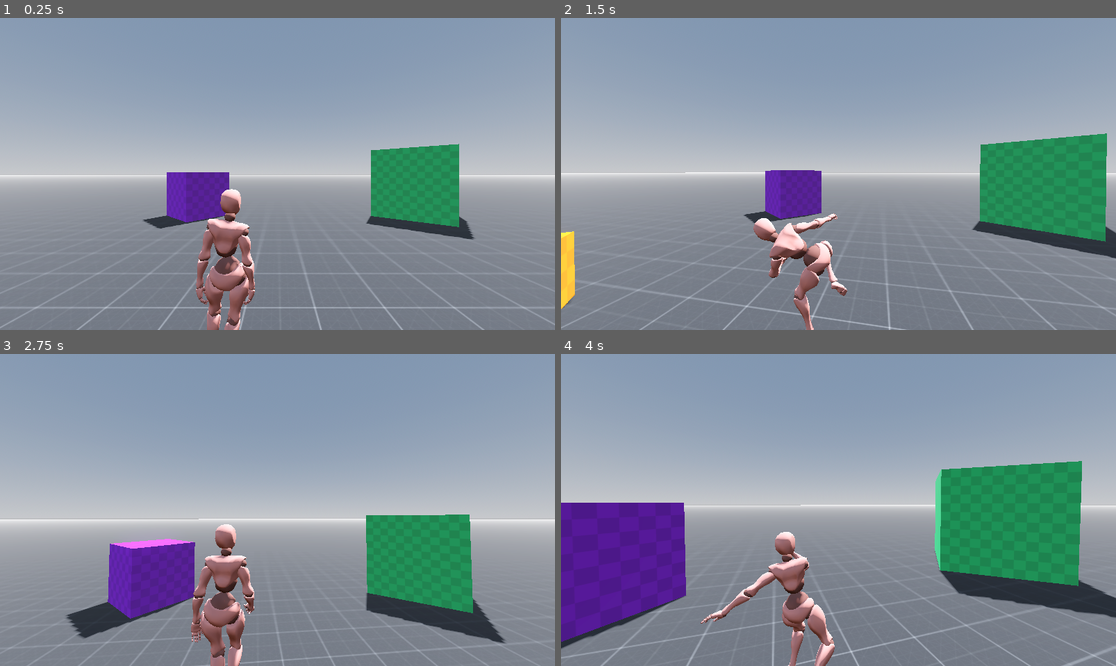
Above: before the commit, frames 1-4 (two rows, left to right).
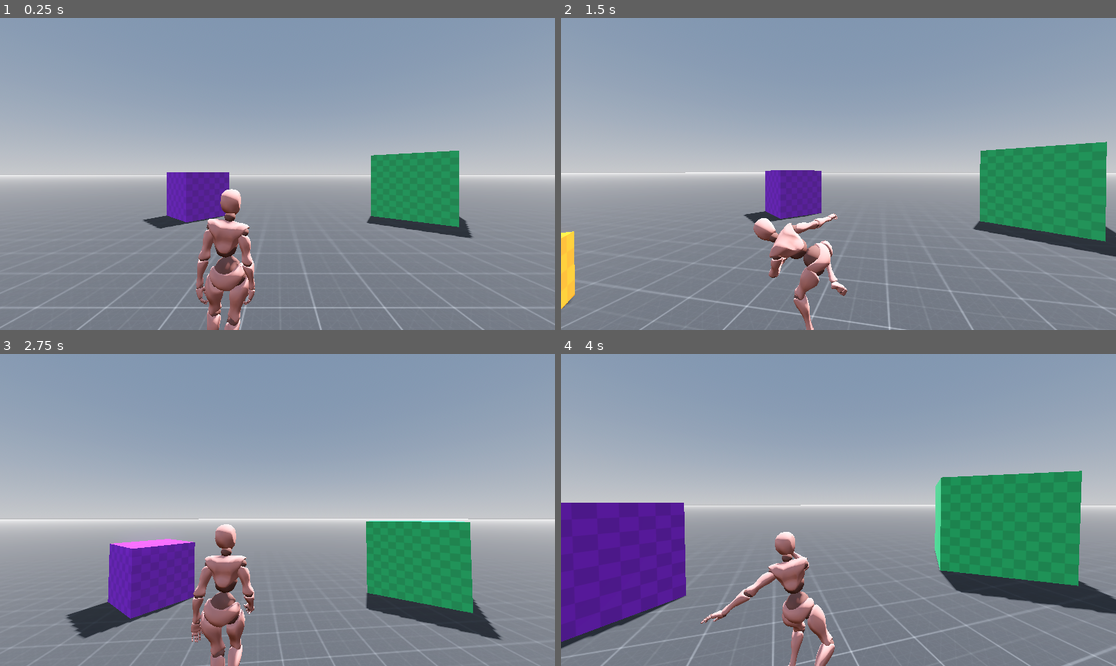
Above: after the commit, the same moments.

Repository: Valdarix/GodotThirdPersonController
Game: Godot game, scene res://Assets/Scenes/main.tscn
Same seed, same stepped clock (60 frames per second), same inputs: the game is played once before the commit and once after it.
Inputs (mouse positions are in pixels of both pictures, inside the frame that each line leads up to):
- Up to frame 1 (0.25 s): no input
- Up to frame 2 (1.5 s): tap Enter at 0.5 s; move the mouse to (866, 174) at 0.52 s; hold Up (forward) from 0.53 s (still down); tap F (kick) at 0.6 s; tap Space (jump) at 0.77 s; move the mouse to (810, 174) at 1.27 s; tap Shift (run) at 1.35 s
- Up to frame 3 (2.75 s): keep holding Up (forward); tap Space (jump) at 1.52 s; move the mouse to (288, 503) at 2.02 s; tap F (kick) at 2.1 s
- Up to frame 4 (4 s): keep holding Up (forward); move the mouse to (832, 516) at 2.77 s; tap Shift (run) at 2.85 s; tap Space (jump) at 3.02, 3.77 s; move the mouse to (877, 513) at 3.52 s; tap F (kick) at 3.6 s

The runs differ from the first frame. In frame 1, 0.4% of the frame differs, in the area x 65-86%, y 40-72%; in frame 2, 0.7%; in frame 3, 0.6%; in frame 4, 1.0%, in the area x 67-100%, y 34-85%.

Commit message:
Adjusted player

Diff:
--- a/Assets/Scenes/main.tscn
+++ b/Assets/Scenes/main.tscn
@@ -67,7 +67,7 @@
 size = Vector3(2, 2, 2)
 
 [node name="Box3" type="CSGBox3D" parent="Map"]
-transform = Transform3D(0.767255, 0, -0.641342, 0, 1, 0, 0.641342, 0, 0.767255, 6.84224, 1.5, -7.5487)
+transform = Transform3D(0.767255, 0, -0.641342, 0, 1, 0, 0.641342, 0, 0.767255, 6.84224, 1.2668, -7.5487)
 material_override = SubResource("StandardMaterial3D_ina2d")
 use_collision = true
 size = Vector3(3, 3, 3)
